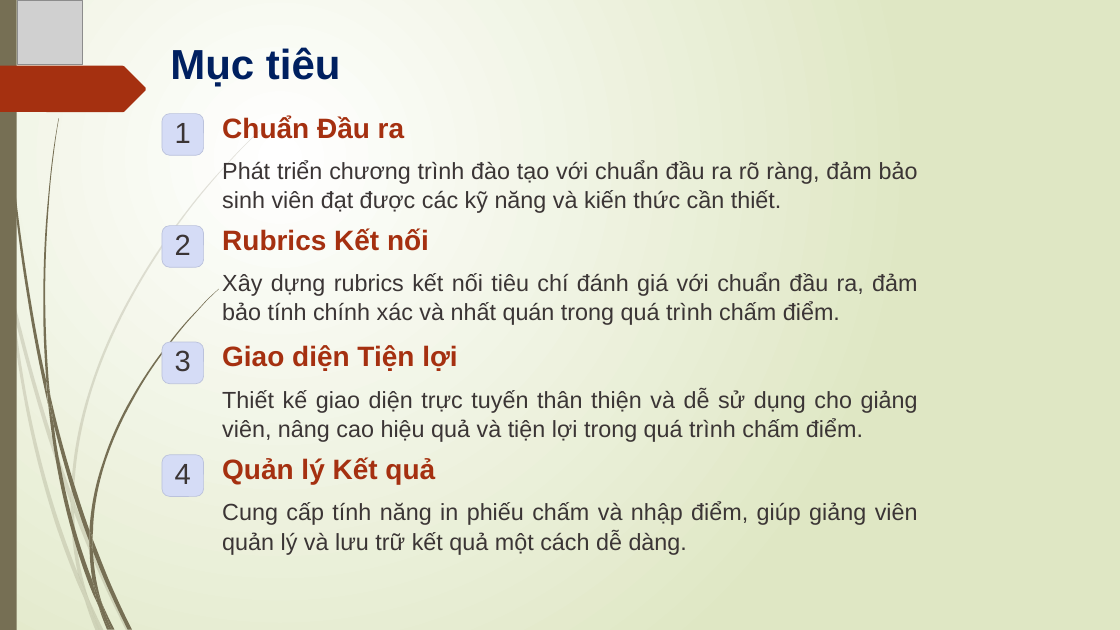
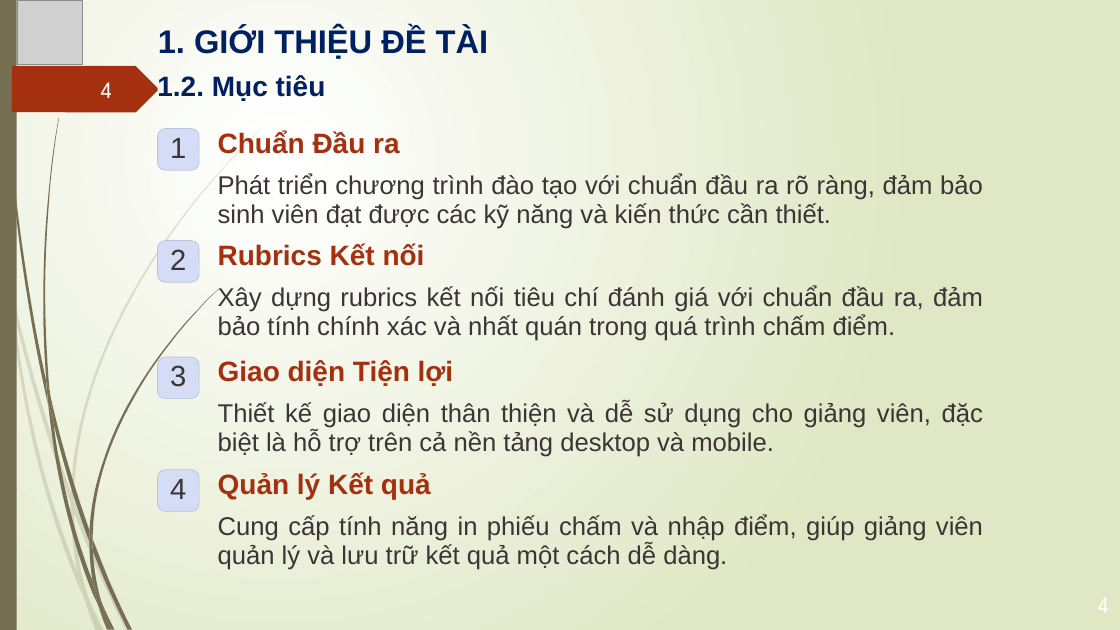
Before and after one commit to thaihunghung/tn-da20ttb-110120031-tranthaihung-xdapivhtcdttcdasvcntt, a slide deck: slide 4 of docs/XAYDUNGAPIVAHE_THONGCHAMDIEM.pptx (slide 3 before the commit). Drawn at 1120x630 pixels with LibreOffice and Linux fonts; fonts in the diff are those of the drawing; grey boxes stand for pictures. Boxes give left, top, right and bottom in pixels: in the first picture for what was removed or moved away, otherwise in the second. Text is boxed around its words. In the diff, an @@ line names an element or a change of style, - is before the commit and + after.

```diff
--- a/docs/XAYDUNGAPIVAHE_THONGCHAMDIEM.pptx
+++ b/docs/XAYDUNGAPIVAHE_THONGCHAMDIEM.pptx
@@ text added at (158,27,489,59), 28 pt, text #002060, bold @@
+1. GIỚI THIỆU ĐỀ TÀI
@@ title removed at (170,47,341,87) @@
-Mục tiêu
@@ freeform shape: place and size @@
-freeform shape at (0,66,146,112)
+freeform shape at (12,66,158,112)
@@ page number added at (101,82,112,98), 20 pt, text #FEFFFF @@
+4
@@ text added at (157,75,326,101), 24 pt, text #002060, bold @@
+1.2. Mục tiêu
@@ text "Phát triển chương trình đào ...": place and size @@
-text "Phát triển chương trình đào ..." at (222,161,918,213)
+text "Phát triển chương trình đào ..." at (218,173,983,229)
@@ size 20 to 22 pt in 3 elements at (218,514,983,570), (218,173,983,229), (218,285,983,341) @@
@@ text "Xây dựng rubrics kết nối ...": place and size @@
-text "Xây dựng rubrics kết nối ..." at (222,273,917,325)
+text "Xây dựng rubrics kết nối ..." at (218,285,983,341)
@@ text at (218,401,983,457): text changed; size 20 to 22 pt @@
-Thiết kế giao diện trực tuyến thân thiện và dễ sử dụng cho giảng viên, nâng cao hiệu quả và tiện lợi trong quá trình chấm điểm.
+Thiết kế giao diện thân thiện và dễ sử dụng cho giảng viên, đặc biệt là hỗ trợ trên cả nền tảng desktop và mobile.
@@ 8 texts, 4 rounded rectangles: place and size @@
-8 texts, 4 rounded rectangles at (162,113,457,497)
+8 texts, 4 rounded rectangles at (157,129,453,512)
@@ text "Cung cấp tính năng in ...": place and size @@
-text "Cung cấp tính năng in ..." at (222,502,918,555)
+text "Cung cấp tính năng in ..." at (218,514,983,570)
```
Also in this commit, not shown: 13 other slides changed, 7 slides added, 6 slides removed, 12 other files.
